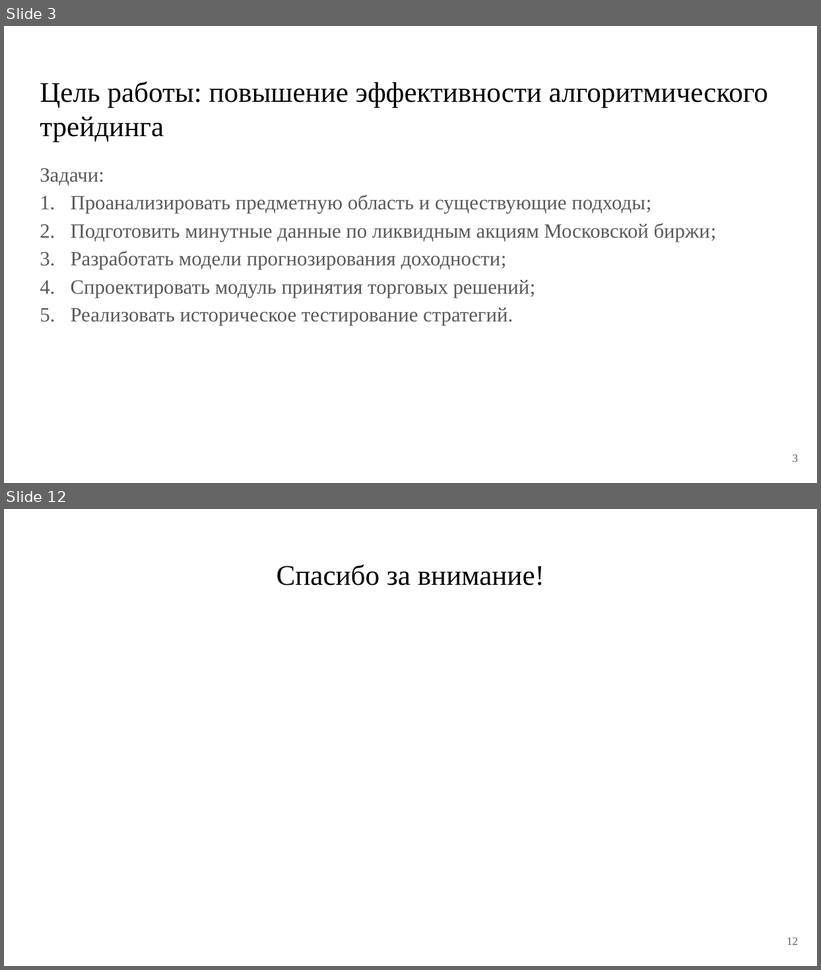
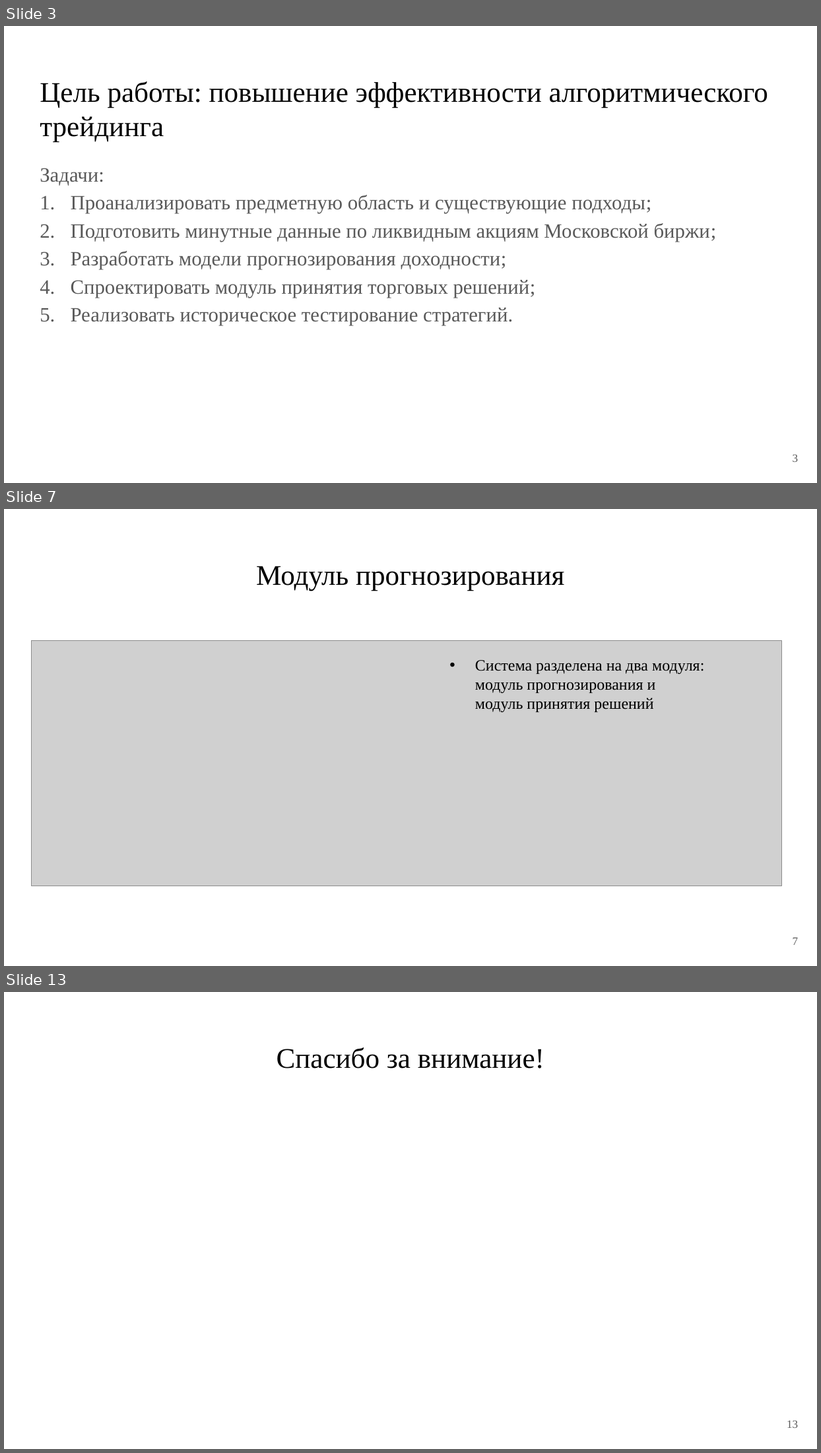
Before and after one commit to PetrovKirill00/BKP, a slide deck: Презентация.pptx. Shown one above the other, each under a label of ours: slides 3 and 12 before the commit, slides 3, 7 and 13 after it; the slides between them are not shown. The pictures are 821x970 and 821x1453 pixels, drawn with LibreOffice and Linux fonts; fonts in the diff are those of the drawing; grey boxes stand for pictures. Boxes give left, top, right and bottom in pixels: in the first picture for what was removed or moved away, otherwise in the second. Text is boxed around its words. In the diff, an @@ line names an element or a change of style, - is before the commit and + after.

```diff
--- a/Презентация.pptx
+++ b/Презентация.pptx
@@ slide 7 added at [4, 509, 817, 966], background #FFFFFF @@
@@ title added at [256, 566, 564, 591], 25.2 pt, text #000000 @@
+Модуль прогнозирования
@@ picture added at [32, 641, 782, 887] @@
@@ text added at [475, 660, 704, 712], 14 pt, text #000000 @@
+• Система разделена на два модуля: модуль прогнозирования и модуль принятия решений
@@ page number added at [793, 938, 799, 945], 10 pt, text #595959 @@
+7
@@ what was slide 12 is now slide 13 @@
@@ page number at [787, 1420, 798, 1428]: text changed @@
-12
+13
```
Also in this commit, not shown: 5 slides changed, 3 other slides added, 3 slides removed, 12 other files.
